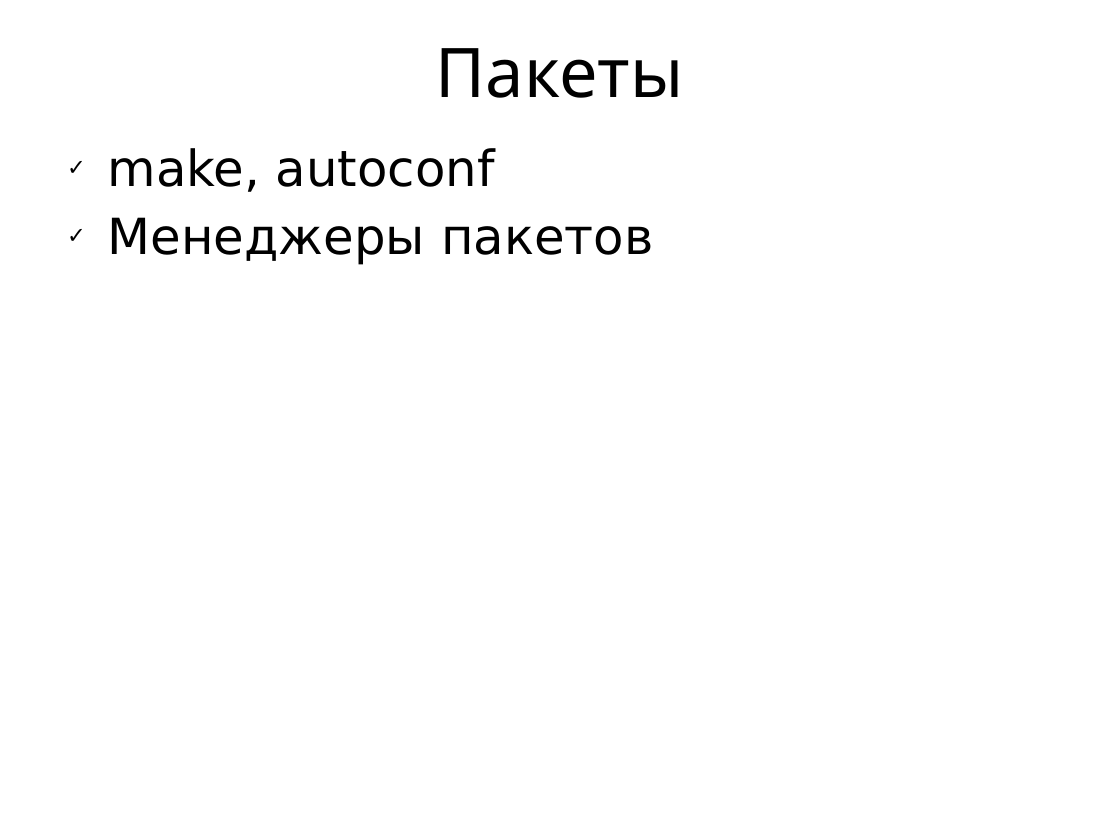
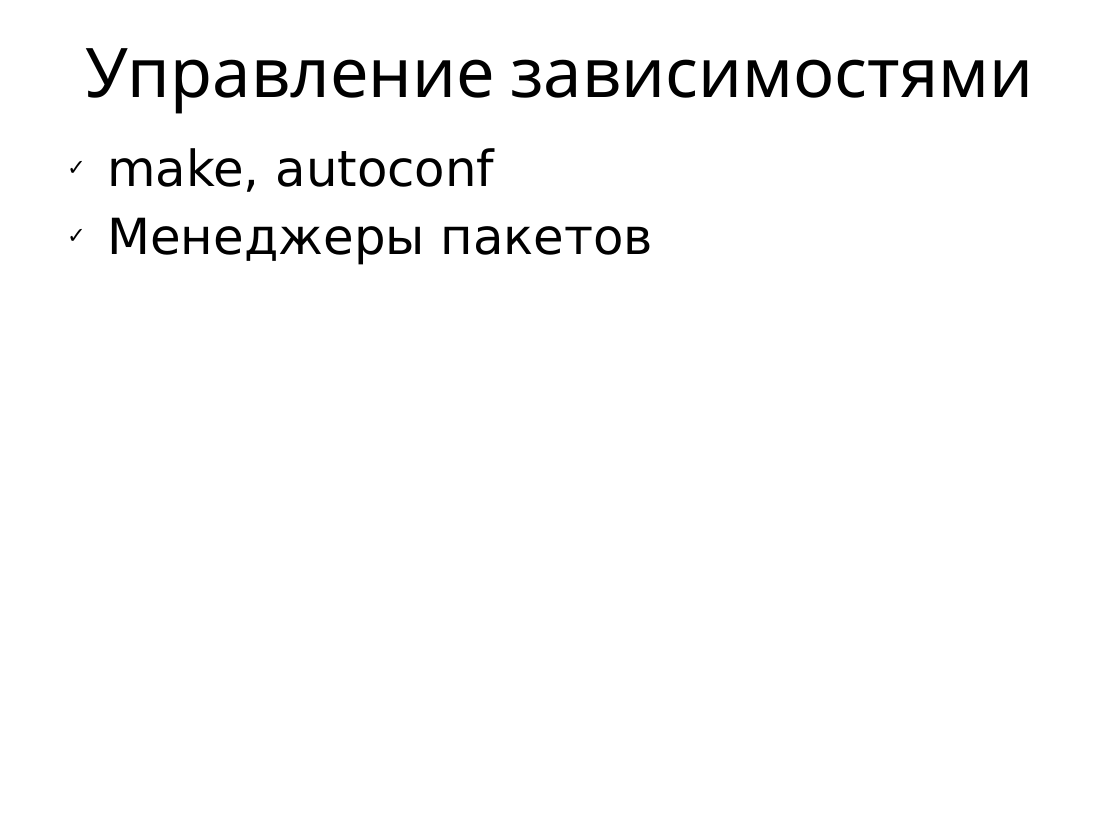
Before and after one commit to vseloved/kpi-spos, a slide deck: slide 9 of lec/11-unix/unix.ppt (slide 11 before the commit). Drawn at 1120x840 pixels with LibreOffice and Linux fonts; fonts in the diff are those of the drawing. Boxes give left, top, right and bottom in pixels: in the first picture for what was removed or moved away, otherwise in the second. Text is boxed around its words. In the diff, an @@ line names an element or a change of style, - is before the commit and + after.

```diff
--- a/lec/11-unix/unix.ppt
+++ b/lec/11-unix/unix.ppt
@@ title at (85, 48, 1033, 114): text changed @@
-Пакеты
+Управление зависимостями
```
Also in this commit, not shown: 3 other slides changed, 3 slides added, 7 slides removed, 56 other files.
